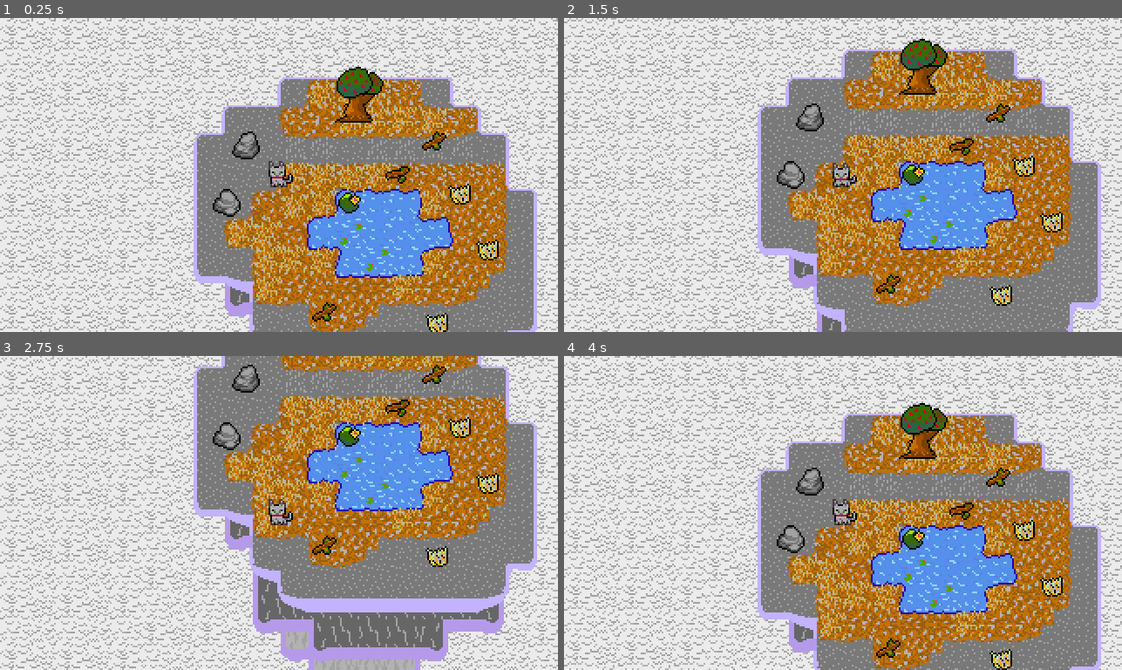
Above: before the commit, frames 1-4 (two rows, left to right).
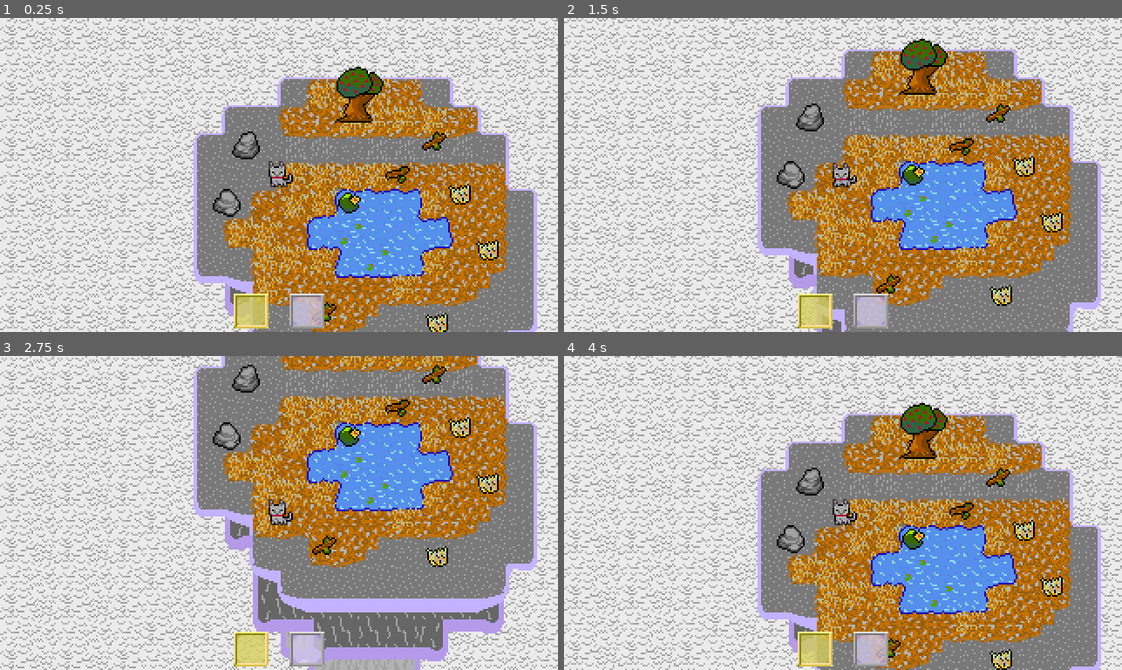
Above: after the commit, the same moments.

Repository: Tsunami014/SkyIslands
Game: Godot game, scene res://Main.tscn
Same seed, same stepped clock (60 frames per second), same inputs: the game is played once before the commit and once after it.
Inputs:
- Up to frame 1 (0.25 s): no input
- Up to frame 2 (1.5 s): tap Enter (craft) at 0.5 s; hold 2 (hotbar_right) 0.53-1.28 s; hold Space (action) 0.53-1.28 s; hold Down (move_down) from 1.28 s (still down); tap Space (action) at 1.35 s
- Up to frame 3 (2.75 s): release Down (move_down) at 2.03 s; hold 2 (hotbar_right) from 2.03 s (still down); hold Space (action) from 2.03 s (still down); tap Enter (craft) at 2.1 s
- Up to frame 4 (4 s): tap Enter (craft) at 2.75 s; release 2 (hotbar_right) at 2.78 s; release Space (action) at 2.78 s; hold Up (move_up) 2.78-3.53 s; tap Tab (hotbar_toggle) at 2.85 s; tap Space (action) at 3.05 s; hold 1 (hotbar_left) from 3.53 s (still down); hold Space (action) from 3.53 s (still down); tap Alt at 3.6 s

The runs differ from the first frame. In frame 1, 1.3% of the frame differs, in the area x 41-59%, y 87-99%; in frame 2, 1.3%; in frame 3, 1.3%; in frame 4, 1.3%.
Error in both runs: Invalid access to property or key 'hotbarUpdate' on a base object of type 'Node (items.gd)'. (res://player.gd:30)

Commit message:
Exported the game for the web and changed some stuff to make it work

Diff:
--- a/game/Main.tscn
+++ b/game/Main.tscn
@@ -1,11 +1,10 @@
-[gd_scene load_steps=33 format=3 uid="uid://bhnednmpbc5cx"]
+[gd_scene load_steps=32 format=3 uid="uid://bhnednmpbc5cx"]
 
 [ext_resource type="PackedScene" uid="uid://cjs0fxvnmlt2c" path="res://prefabs/cloud_bg.tscn" id="1_03owx"]
 [ext_resource type="Script" uid="uid://c0ynf81rkfbyt" path="res://player.gd" id="3_cm0pq"]
 [ext_resource type="PackedScene" uid="uid://ddtexobqogmst" path="res://prefabs/collects/rock.tscn" id="3_wkp8b"]
 [ext_resource type="PackedScene" uid="uid://bwg00p42inp34" path="res://prefabs/collects/rock2.tscn" id="4_20pc6"]
 [ext_resource type="Texture2D" uid="uid://dpgiaf1dx7oxb" path="res://assets/player.png" id="4_fos0i"]
-[ext_resource type="Shader" uid="uid://d2g06mw6eeycg" path="res://outline.gdshader" id="5_03owx"]
 [ext_resource type="PackedScene" uid="uid://cj1524yguib8j" path="res://prefabs/collects/stick.tscn" id="5_5vvyt"]
 [ext_resource type="Script" uid="uid://knrt8ut8vw04" path="res://map.gd" id="5_fos0i"]
 [ext_resource type="PackedScene" uid="uid://4u7fjqwcm2tf" path="res://prefabs/collects/stick2.tscn" id="6_c6i3y"]
@@ -17,6 +16,7 @@
 [ext_resource type="Script" uid="uid://bjuuacgamcya3" path="res://inventory.gd" id="10_wkp8b"]
 [ext_resource type="FontFile" uid="uid://cutg4kqshyvvf" path="res://font.ttf" id="11_5vvyt"]
 [ext_resource type="Texture2D" uid="uid://45aidkviyjlx" path="res://assets/items.png" id="11_20pc6"]
+[ext_resource type="Material" uid="uid://bsbc3hyppv0ge" path="res://item_material.tres" id="14_sc1dx"]
 
 [sub_resource type="AtlasTexture" id="AtlasTexture_3dxm6"]
 atlas = ExtResource("4_fos0i")
@@ -102,9 +102,6 @@
 corner_detail = 2
 anti_aliasing = false
 
-[sub_resource type="ShaderMaterial" id="ShaderMaterial_5vvyt"]
-shader = ExtResource("5_03owx")
-
 [sub_resource type="AtlasTexture" id="AtlasTexture_c6i3y"]
 atlas = ExtResource("11_20pc6")
 region = Rect2(0, 0, 16, 16)
@@ -138,6 +135,9 @@
 [node name="Stick2" parent="Map" instance=ExtResource("6_c6i3y")]
 position = Vector2(168, 51)
 
+[node name="Stick3" parent="Map" instance=ExtResource("6_c6i3y")]
+position = Vector2(105, 149)
+
 [node name="Tree" parent="Map" instance=ExtResource("7_c2ibq")]
 position = Vector2(123, 25)
 
@@ -149,9 +149,6 @@
 
 [node name="Grass3" parent="Map" instance=ExtResource("8_j4qnp")]
 position = Vector2(170, 156)
-
-[node name="Stick3" parent="Map" instance=ExtResource("6_c6i3y")]
-position = Vector2(105, 149)
 
 [node name="Lilypad" parent="Map" instance=ExtResource("9_sc1dx")]
 position = Vector2(119, 87)
@@ -231,7 +228,7 @@
 theme_override_styles/panel = SubResource("StyleBoxFlat_c6i3y")
 
 [node name="Img" type="TextureRect" parent="Player/Camera2D/Inventory/Preview"]
-material = SubResource("ShaderMaterial_5vvyt")
+material = ExtResource("14_sc1dx")
 layout_mode = 0
 offset_left = 43.0
 offset_top = 3.0
--- a/game/collect.gd
+++ b/game/collect.gd
@@ -23,7 +23,7 @@
 			if body is Player:
 				done = true
 				if hide:
-					$Img.hide()
+					queue_free()
 				else:
 					_setColour(Color(0.0, 0.0, 0.0, 1.0))
 					$Img.region_rect.position.x += $Img.region_rect.size.x
--- a/game/hotbar.gd
+++ b/game/hotbar.gd
@@ -6,8 +6,9 @@
 
 const GUI = preload("res://assets/gui.png")
 const ITEMS = preload("res://assets/items.png")
-const SHADER = preload("res://outline.gdshader")
+const MATERIAL = preload("res://item_material.tres")
 func _ready() -> void:
+	show()
 	if !Engine.is_editor_hint():
 		index = len(Items.hotbars)
 		Items.hotbars.append({"realtile": "", "tint": Color(0,0,0,0)})
@@ -23,8 +24,7 @@
 	tex.texture.atlas = ITEMS
 	tex.set_position(Vector2i(2, 2))
 
-	tex.material = ShaderMaterial.new()
-	tex.material.shader = SHADER
+	tex.material = MATERIAL
 	tex.set_instance_shader_parameter("outline_colour", Color())
 
 	add_child(tex)
--- a/game/inventoryItem.gd
+++ b/game/inventoryItem.gd
@@ -17,12 +17,11 @@
 		select = val
 
 const ITEMS = preload("res://assets/items.png")
-const SHADER = preload("res://outline.gdshader")
+const MATERIAL = preload("res://item_material.tres")
 func _ready() -> void:
 	texture = AtlasTexture.new()
 	texture.atlas = ITEMS
-	material = ShaderMaterial.new()
-	material.shader = SHADER
+	material = MATERIAL.duplicate()
 	set_position(Vector2i(x*20 + 2, y*20 + 2))
 	data = data
 	select = select
--- /dev/null
+++ b/game/item_material.tres
@@ -0,0 +1,6 @@
+[gd_resource type="ShaderMaterial" load_steps=2 format=3 uid="uid://bsbc3hyppv0ge"]
+
+[ext_resource type="Shader" uid="uid://d2g06mw6eeycg" path="res://outline.gdshader" id="1_flrxe"]
+
+[resource]
+shader = ExtResource("1_flrxe")
--- a/game/map.gd
+++ b/game/map.gd
@@ -3,6 +3,8 @@
 ## A Map exported from ldtk
 ##
 ## Loads the map texture and collisions
+##
+## Please note when adding new csv files ensure they are imported as 'keep file as is' (the tab next to scene)
 class_name Map
 
 var tex: Texture2D = null
@@ -10,10 +12,9 @@
 	set(value):
 		level_name = value
 		var path = "res://map/simplified/%s/_composite.png" % level_name
-		if FileAccess.file_exists(path):
-			tex = load(path)
-		else:
-			tex = null
+		tex = load(path)
+		if not tex:
+			push_error("Failed to load texture at: " + path)
 
 func _get_configuration_warnings() -> PackedStringArray:
 	if not tex:
@@ -28,7 +29,15 @@
 	spr.z_index = -1
 	add_child(spr)
 
-	var file = FileAccess.open("res://map/simplified/%s/TopTiles.csv" % level_name, FileAccess.READ)
+	var path = "res://map/simplified/%s/TopTiles.csv" % level_name
+	if not FileAccess.file_exists(path):
+		push_error("CSV File not found at: " + path)
+		return
+	var file = FileAccess.open(path, FileAccess.READ)
+	if not file:
+		push_error("Failed to open file: " + path)
+		return
+
 	var toMerge = []
 
 	var y = 0
--- a/game/prefabs/collects/grass.tscn
+++ b/game/prefabs/collects/grass.tscn
@@ -1,11 +1,8 @@
-[gd_scene load_steps=5 format=3 uid="uid://b6qsqrcy3eklt"]
+[gd_scene load_steps=4 format=3 uid="uid://b6qsqrcy3eklt"]
 
 [ext_resource type="Script" uid="uid://c1lmjrh4mkv4c" path="res://collect.gd" id="1_kmwwa"]
-[ext_resource type="Shader" uid="uid://d2g06mw6eeycg" path="res://outline.gdshader" id="2_v6pax"]
+[ext_resource type="Material" uid="uid://bsbc3hyppv0ge" path="res://item_material.tres" id="2_kmwwa"]
 [ext_resource type="Texture2D" uid="uid://crlx114upnysu" path="res://assets/decor.png" id="3_84xk5"]
-
-[sub_resource type="ShaderMaterial" id="ShaderMaterial_wkp8b"]
-shader = ExtResource("2_v6pax")
 
 [node name="Grass" type="Area2D"]
 script = ExtResource("1_kmwwa")
@@ -13,7 +10,7 @@
 hide = true
 
 [node name="Img" type="Sprite2D" parent="."]
-material = SubResource("ShaderMaterial_wkp8b")
+material = ExtResource("2_kmwwa")
 texture = ExtResource("3_84xk5")
 region_enabled = true
 region_rect = Rect2(96, 0, 16, 16)
--- a/game/prefabs/collects/lilypad.tscn
+++ b/game/prefabs/collects/lilypad.tscn
@@ -1,11 +1,8 @@
-[gd_scene load_steps=6 format=3 uid="uid://410051lt2c8m"]
+[gd_scene load_steps=5 format=3 uid="uid://410051lt2c8m"]
 
 [ext_resource type="Script" uid="uid://c1lmjrh4mkv4c" path="res://collect.gd" id="1_3hr45"]
-[ext_resource type="Shader" uid="uid://d2g06mw6eeycg" path="res://outline.gdshader" id="2_1yqa6"]
+[ext_resource type="Material" uid="uid://bsbc3hyppv0ge" path="res://item_material.tres" id="2_wqxlr"]
 [ext_resource type="Texture2D" uid="uid://crlx114upnysu" path="res://assets/decor.png" id="3_pltiy"]
-
-[sub_resource type="ShaderMaterial" id="ShaderMaterial_wkp8b"]
-shader = ExtResource("2_1yqa6")
 
 [sub_resource type="CircleShape2D" id="CircleShape2D_wqxlr"]
 radius = 12.0
@@ -16,7 +13,7 @@
 hide = true
 
 [node name="Img" type="Sprite2D" parent="."]
-material = SubResource("ShaderMaterial_wkp8b")
+material = ExtResource("2_wqxlr")
 texture = ExtResource("3_pltiy")
 region_enabled = true
 region_rect = Rect2(64, 16, 16, 16)
--- a/game/prefabs/collects/rock.tscn
+++ b/game/prefabs/collects/rock.tscn
@@ -1,11 +1,8 @@
-[gd_scene load_steps=5 format=3 uid="uid://ddtexobqogmst"]
+[gd_scene load_steps=4 format=3 uid="uid://ddtexobqogmst"]
 
 [ext_resource type="Script" uid="uid://c1lmjrh4mkv4c" path="res://collect.gd" id="1_5c8du"]
-[ext_resource type="Shader" uid="uid://d2g06mw6eeycg" path="res://outline.gdshader" id="2_fyu1m"]
+[ext_resource type="Material" uid="uid://bsbc3hyppv0ge" path="res://item_material.tres" id="2_5c8du"]
 [ext_resource type="Texture2D" uid="uid://crlx114upnysu" path="res://assets/decor.png" id="3_2idk4"]
-
-[sub_resource type="ShaderMaterial" id="ShaderMaterial_wkp8b"]
-shader = ExtResource("2_fyu1m")
 
 [node name="Rock" type="Area2D"]
 script = ExtResource("1_5c8du")
@@ -13,7 +10,7 @@
 hide = true
 
 [node name="Img" type="Sprite2D" parent="."]
-material = SubResource("ShaderMaterial_wkp8b")
+material = ExtResource("2_5c8du")
 instance_shader_parameters/tint_colour = Color(0, 0, 0, 0)
 texture = ExtResource("3_2idk4")
 region_enabled = true
--- a/game/prefabs/collects/rock2.tscn
+++ b/game/prefabs/collects/rock2.tscn
@@ -1,11 +1,8 @@
-[gd_scene load_steps=5 format=3 uid="uid://bwg00p42inp34"]
+[gd_scene load_steps=4 format=3 uid="uid://bwg00p42inp34"]
 
 [ext_resource type="Script" uid="uid://c1lmjrh4mkv4c" path="res://collect.gd" id="1_7rqx4"]
-[ext_resource type="Shader" uid="uid://d2g06mw6eeycg" path="res://outline.gdshader" id="2_q00g4"]
+[ext_resource type="Material" uid="uid://bsbc3hyppv0ge" path="res://item_material.tres" id="2_7rqx4"]
 [ext_resource type="Texture2D" uid="uid://crlx114upnysu" path="res://assets/decor.png" id="3_if668"]
-
-[sub_resource type="ShaderMaterial" id="ShaderMaterial_wkp8b"]
-shader = ExtResource("2_q00g4")
 
 [node name="Rock2" type="Area2D"]
 script = ExtResource("1_7rqx4")
@@ -13,7 +10,7 @@
 hide = true
 
 [node name="Img" type="Sprite2D" parent="."]
-material = SubResource("ShaderMaterial_wkp8b")
+material = ExtResource("2_7rqx4")
 texture = ExtResource("3_if668")
 region_enabled = true
 region_rect = Rect2(80, 0, 16, 16)
--- a/game/prefabs/collects/stick.tscn
+++ b/game/prefabs/collects/stick.tscn
@@ -1,11 +1,8 @@
-[gd_scene load_steps=5 format=3 uid="uid://cj1524yguib8j"]
+[gd_scene load_steps=4 format=3 uid="uid://cj1524yguib8j"]
 
 [ext_resource type="Script" uid="uid://c1lmjrh4mkv4c" path="res://collect.gd" id="1_wqger"]
-[ext_resource type="Shader" uid="uid://d2g06mw6eeycg" path="res://outline.gdshader" id="2_lljye"]
+[ext_resource type="Material" uid="uid://bsbc3hyppv0ge" path="res://item_material.tres" id="2_wqger"]
 [ext_resource type="Texture2D" uid="uid://crlx114upnysu" path="res://assets/decor.png" id="3_0o8sx"]
-
-[sub_resource type="ShaderMaterial" id="ShaderMaterial_wkp8b"]
-shader = ExtResource("2_lljye")
 
 [node name="Stick" type="Area2D"]
 script = ExtResource("1_wqger")
@@ -13,7 +10,7 @@
 hide = true
 
 [node name="Img" type="Sprite2D" parent="."]
-material = SubResource("ShaderMaterial_wkp8b")
+material = ExtResource("2_wqger")
 texture = ExtResource("3_0o8sx")
 region_enabled = true
 region_rect = Rect2(112, 0, 16, 16)
--- a/game/prefabs/collects/stick2.tscn
+++ b/game/prefabs/collects/stick2.tscn
@@ -1,11 +1,8 @@
-[gd_scene load_steps=5 format=3 uid="uid://4u7fjqwcm2tf"]
+[gd_scene load_steps=4 format=3 uid="uid://4u7fjqwcm2tf"]
 
 [ext_resource type="Script" uid="uid://c1lmjrh4mkv4c" path="res://collect.gd" id="1_ul5xm"]
-[ext_resource type="Shader" uid="uid://d2g06mw6eeycg" path="res://outline.gdshader" id="2_puqye"]
+[ext_resource type="Material" uid="uid://bsbc3hyppv0ge" path="res://item_material.tres" id="2_ul5xm"]
 [ext_resource type="Texture2D" uid="uid://crlx114upnysu" path="res://assets/decor.png" id="3_r5nnn"]
-
-[sub_resource type="ShaderMaterial" id="ShaderMaterial_wkp8b"]
-shader = ExtResource("2_puqye")
 
 [node name="Stick2" type="Area2D"]
 script = ExtResource("1_ul5xm")
@@ -13,7 +10,7 @@
 hide = true
 
 [node name="Img" type="Sprite2D" parent="."]
-material = SubResource("ShaderMaterial_wkp8b")
+material = ExtResource("2_ul5xm")
 texture = ExtResource("3_r5nnn")
 region_enabled = true
 region_rect = Rect2(112, 16, 16, 16)
--- a/game/prefabs/collects/tree.tscn
+++ b/game/prefabs/collects/tree.tscn
@@ -1,18 +1,15 @@
-[gd_scene load_steps=5 format=3 uid="uid://buag700fo4xnp"]
+[gd_scene load_steps=4 format=3 uid="uid://buag700fo4xnp"]
 
 [ext_resource type="Script" uid="uid://c1lmjrh4mkv4c" path="res://collect.gd" id="1_wnv8x"]
-[ext_resource type="Shader" uid="uid://d2g06mw6eeycg" path="res://outline.gdshader" id="2_gr3uh"]
+[ext_resource type="Material" uid="uid://bsbc3hyppv0ge" path="res://item_material.tres" id="2_wnv8x"]
 [ext_resource type="Texture2D" uid="uid://crlx114upnysu" path="res://assets/decor.png" id="3_u6kug"]
-
-[sub_resource type="ShaderMaterial" id="ShaderMaterial_wkp8b"]
-shader = ExtResource("2_gr3uh")
 
 [node name="Tree" type="Area2D"]
 script = ExtResource("1_wnv8x")
 item = "apple"
 
 [node name="Img" type="Sprite2D" parent="."]
-material = SubResource("ShaderMaterial_wkp8b")
+material = ExtResource("2_wnv8x")
 texture = ExtResource("3_u6kug")
 region_enabled = true
 region_rect = Rect2(0, 0, 32, 32)
Not shown, added: game/export_presets.cfg
Not shown, changed: game/icon.svg.import
Not shown, changed: game/map/simplified/Level_0/TopTiles.csv.import
Not shown, added: game/index.pck
Not shown, added: webGame/index.apple-touch-icon.png
Not shown, added: webGame/index.audio.position.worklet.js
Not shown, added: webGame/index.audio.worklet.js
Not shown, added: webGame/index.icon.png
Not shown, added: webGame/index.pck
Not shown, added: webGame/index.png
Not shown, added: webGame/index.wasm
